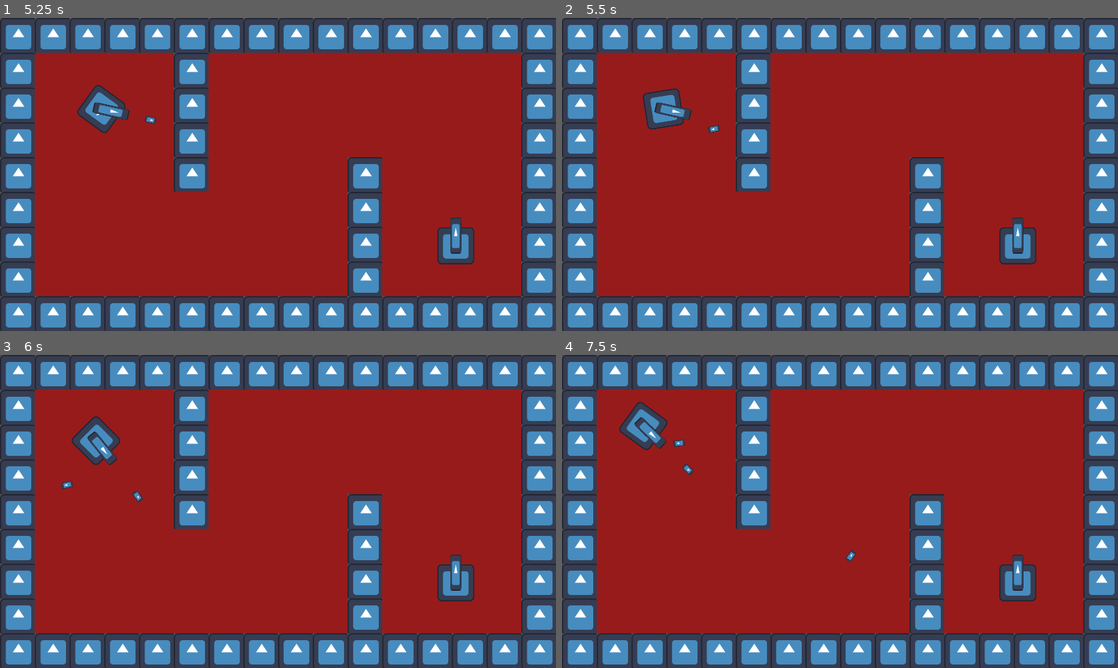
Above: before the commit, frames 1-4 (two rows, left to right).
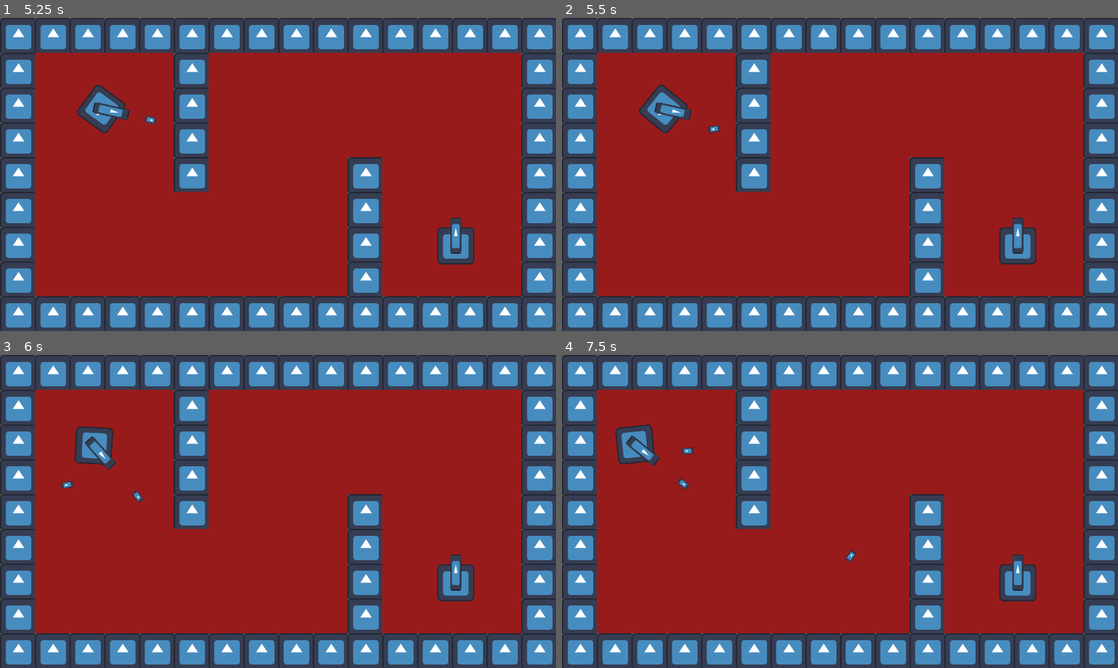
Above: after the commit, the same moments.

Repository: AugWii/GMTK-Game-Jam-Project
Game: Godot game, scene res://scenes/main.tscn
Two runs of this game, one before a commit and one after it. Both use one fixed random seed, a clock stepped at 60 frames per second and the inputs below. The engine's default icon, where the game draws it, is replaced by a stand-in: a white triangle on a blue panel in a dark square.
Inputs (mouse positions are in pixels of both pictures, inside the frame that each line leads up to):
- Up to frame 1 (5.25 s): click "Play" at 0.5 s; tap Enter (ui_accept) at 1.25, 1.52, 1.55, 1.82, 2, 2.1, 2.27, 2.57, 2.75, 3.05, 3.5, 3.77, 4.07, 4.25 s; move the mouse to (250, 237) at 1.27 s; press the mouse at (250, 237) at 1.28 s; hold W (move_forward) 1.28-2.78 s; move the mouse to (444, 221) at 2.02 s; release the mouse at (444, 221) at 2.03 s; click (444, 221) at 2.3 s; move the mouse to (111, 127) at 2.77 s; press the mouse at (111, 127) at 2.78 s; hold A (turn_left) 2.78-4.28 s; move the mouse to (305, 174) at 3.52 s; release the mouse at (305, 174) at 3.53 s; click (305, 174) at 3.6 s; move the mouse to (194, 96) at 4.27 s; hold S (move_backward) 4.28-5.03 s; hold Enter (ui_accept) 4.28-5.03 s; move the mouse to (400, 158) at 5.02 s; hold D (turn_right) from 5.03 s (still down); click (400, 158) at 5.1 s
- Up to frame 2 (5.5 s): keep holding D (turn_right); tap Enter (ui_accept) at 5.27 s
- Up to frame 3 (6 s): tap Enter (ui_accept) at 5.57 s; move the mouse to (166, 527) at 5.77 s; release D (turn_right) at 5.78 s; press the mouse at (166, 527) at 5.78 s; hold W (move_forward) from 5.78 s (still down)
- Up to frame 4 (7.5 s): tap Enter (ui_accept) at 6.05, 6.6, 6.77, 7.07 s; move the mouse to (895, 442) at 6.52 s; release W (move_forward) at 6.53 s; release the mouse at (895, 442) at 6.53 s; hold D (turn_right) from 6.53 s (still down); click (895, 442) at 6.8 s; move the mouse to (812, 574) at 7.27 s; press the mouse at (812, 574) at 7.28 s

Frame 1 is identical in both runs. In frame 2, 0.4% of the frame differs, in the area x 13-23%, y 21-37%; in frame 3, 0.7%; in frame 4, 1.4%, in the area x 9-24%, y 14-43%.

Commit message:
player can now rewind and lose

Diff:
--- a/scenes/bullet.tscn
+++ b/scenes/bullet.tscn
@@ -21,6 +21,7 @@
 
 [node name="CollisionShape2D" type="CollisionShape2D" parent="." unique_id=1904291631]
 shape = SubResource("CapsuleShape2D_y25gk")
+disabled = true
 
 [node name="LifeTimer" type="Timer" parent="." unique_id=18520087]
 
--- a/scenes/player.tscn
+++ b/scenes/player.tscn
@@ -23,8 +23,15 @@
 position = Vector2(-0.5, 0)
 shape = SubResource("CircleShape2D_qhqgy")
 
+[node name="Bullets" type="Node" parent="." unique_id=525631849]
+
 [node name="CooldownTimer" type="Timer" parent="." unique_id=829329003]
 
-[node name="Bullets" type="Node" parent="." unique_id=525631849]
+[node name="RewindCountTimer" type="Timer" parent="." unique_id=1774384604]
+wait_time = 0.25
+
+[node name="VulnerableTimer" type="Timer" parent="." unique_id=41807150]
 
 [connection signal="timeout" from="CooldownTimer" to="." method="_on_cooldown_timer_timeout"]
+[connection signal="timeout" from="RewindCountTimer" to="." method="_on_rewind_count_timer_timeout"]
+[connection signal="timeout" from="VulnerableTimer" to="." method="_on_vulnerable_timer_timeout"]
--- a/scripts/bullet.gd
+++ b/scripts/bullet.gd
@@ -24,6 +24,8 @@
 	velocity = velocity.rotated(rotation_direction_rad)
 	position += velocity.normalized() * spawn_distance
 	bouces_left = total_bounces
+	await get_tree().create_timer(0.1).timeout
+	$CollisionShape2D.disabled = false
 
 func _physics_process(_delta: float) -> void:
 	var screen_rect: Rect2 = Rect2(-get_viewport_rect().get_center(), get_viewport_rect().size)
@@ -58,6 +60,9 @@
 	if body is Enemy:
 		body.get_hit()
 		valid_hit = true
+	if body is Player:
+		body.player_hit()
+		valid_hit = true
 
 	if valid_hit:
 		queue_free()
--- a/scripts/player.gd
+++ b/scripts/player.gd
@@ -27,7 +27,21 @@
 @onready var bullets_container: Node = $Bullets
 @export var bullet_cap: int = 5
 
+@onready var rewind_timer: Timer = $RewindCountTimer
+var rewind_pos: Array[Vector3]
+@export var total_rewind_time: float = 5
+
+@onready var vulnerable_timer: Timer = $VulnerableTimer
+var is_vulnerable: bool = false
+signal player_lose
+
+func _ready() -> void:
+	rewind_timer.start()
+
 func _input(event: InputEvent) -> void:
+	if event.is_action_pressed("ui_accept"):
+		player_hit()
+
 	if event.is_action_pressed("move_forward"):
 		moving_dir = 1
 	elif event.is_action_released("move_forward") && moving_dir == 1:
@@ -86,4 +100,22 @@
 	shot_on_cooldown = false
 
 func player_hit() -> void:
-	print("player hit")
+	if is_vulnerable:
+		player_lose.emit()
+		return
+	if rewind_pos.size() > 0:
+		var rewind_to: Vector3 = rewind_pos.back()
+		position.x = rewind_to.x
+		position.y = rewind_to.y
+		rotation = rewind_to.z
+		is_vulnerable = true
+		vulnerable_timer.start(total_rewind_time)
+	rewind_pos.clear()
+
+func _on_rewind_count_timer_timeout() -> void:
+	if rewind_pos.size() >= total_rewind_time * (1 / rewind_timer.wait_time):
+		rewind_pos.pop_back()
+	rewind_pos.push_front(Vector3(position.x, position.y, rotation))
+
+func _on_vulnerable_timer_timeout() -> void:
+	is_vulnerable = false
